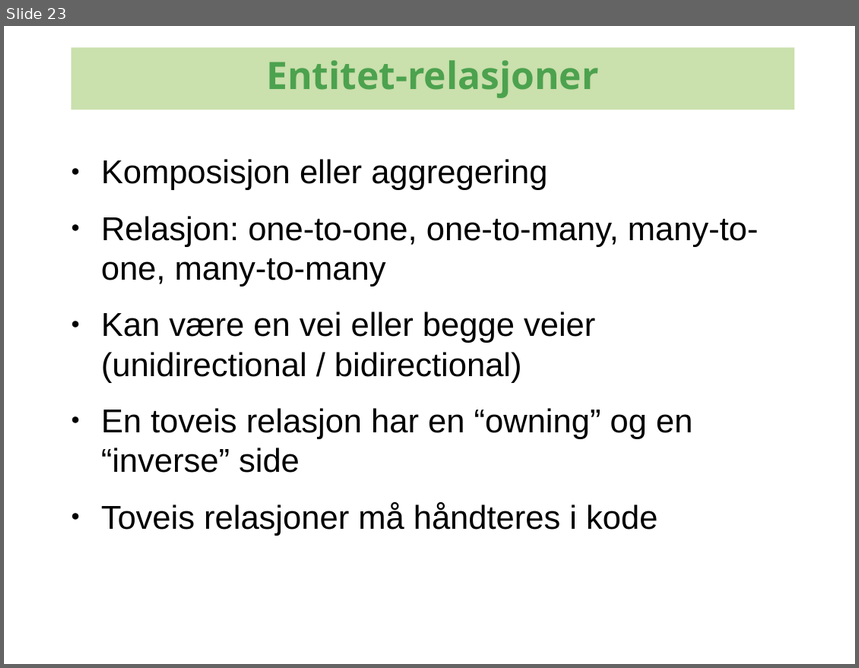
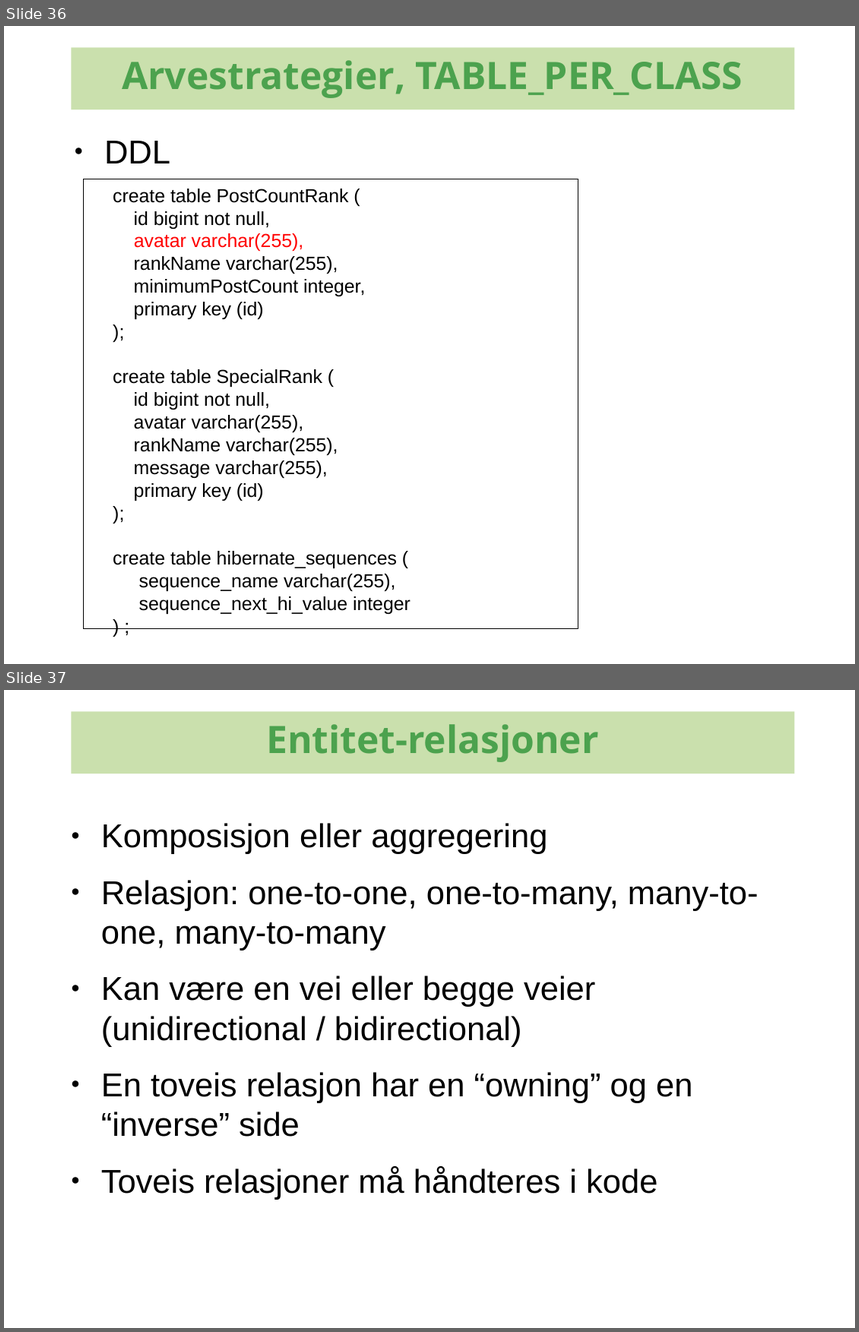
Before and after one commit to kenglxn/seam-maven-refimpl, a slide deck: sandbox/loo/jpa-continued/jpa-continued.odp. Shown one above the other, each under a label of ours: slide 23 before the commit, slides 36 and 37 after it. The pictures are 859x668 and 859x1332 pixels, drawn with LibreOffice and Linux fonts; fonts in the diff are those of the drawing; background and template pictures are left out. Boxes give left, top, right and bottom in pixels: in the first picture for what was removed or moved away, otherwise in the second. Text is boxed around its words. In the diff, an @@ line names an element or a change of style, - is before the commit and + after.

```diff
--- a/sandbox/loo/jpa-continued/jpa-continued.odp
+++ b/sandbox/loo/jpa-continued/jpa-continued.odp
@@ slide 36 added at (4, 26, 855, 664), background #FFFFFF @@
@@ rectangle added at (71, 47, 794, 110), fill #CAE0AD, 32 pt, text #4CA24E, bold @@
+Arvestrategier, TABLE_PER_CLASS
@@ text added at (104, 141, 170, 164), 28 pt, text #000000 @@
+● DDL
@@ rectangle added at (84, 180, 579, 629), outline #000000 0 pt, 16 pt, text #000000 @@
+create table PostCountRank (
+id bigint not null,
+avatar varchar(255),
+rankName varchar(255),
+minimumPostCount integer,
+primary key (id)
+);
+create table SpecialRank (
+id bigint not null,
+avatar varchar(255),
+rankName varchar(255),
+message varchar(255),
+primary key (id)
+);
+create table hibernate_sequences (
+sequence_name varchar(255),
+sequence_next_hi_value integer
+) ;
@@ what was slide 23 is now slide 37 @@
```
Also in this commit, not shown: 3 slides changed, 13 other slides added.
